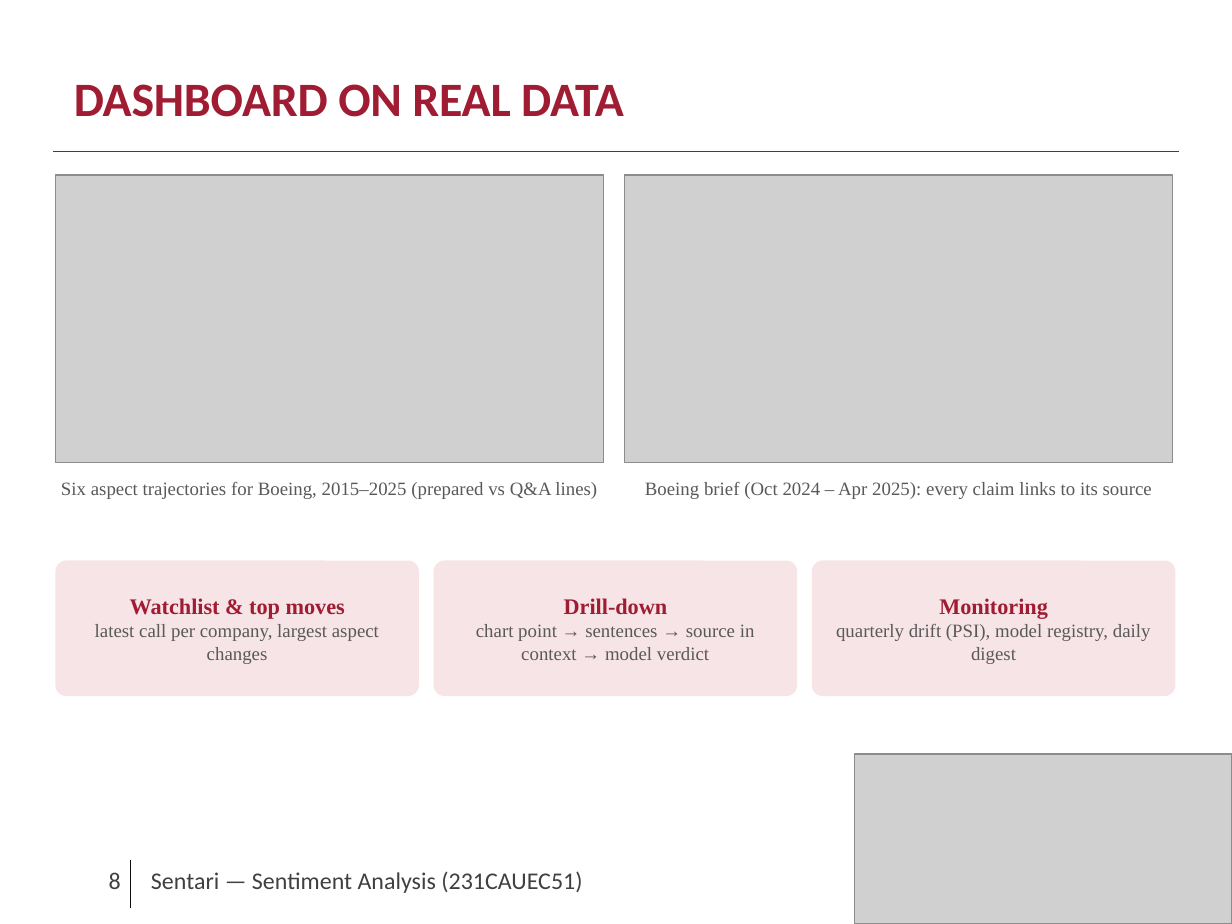
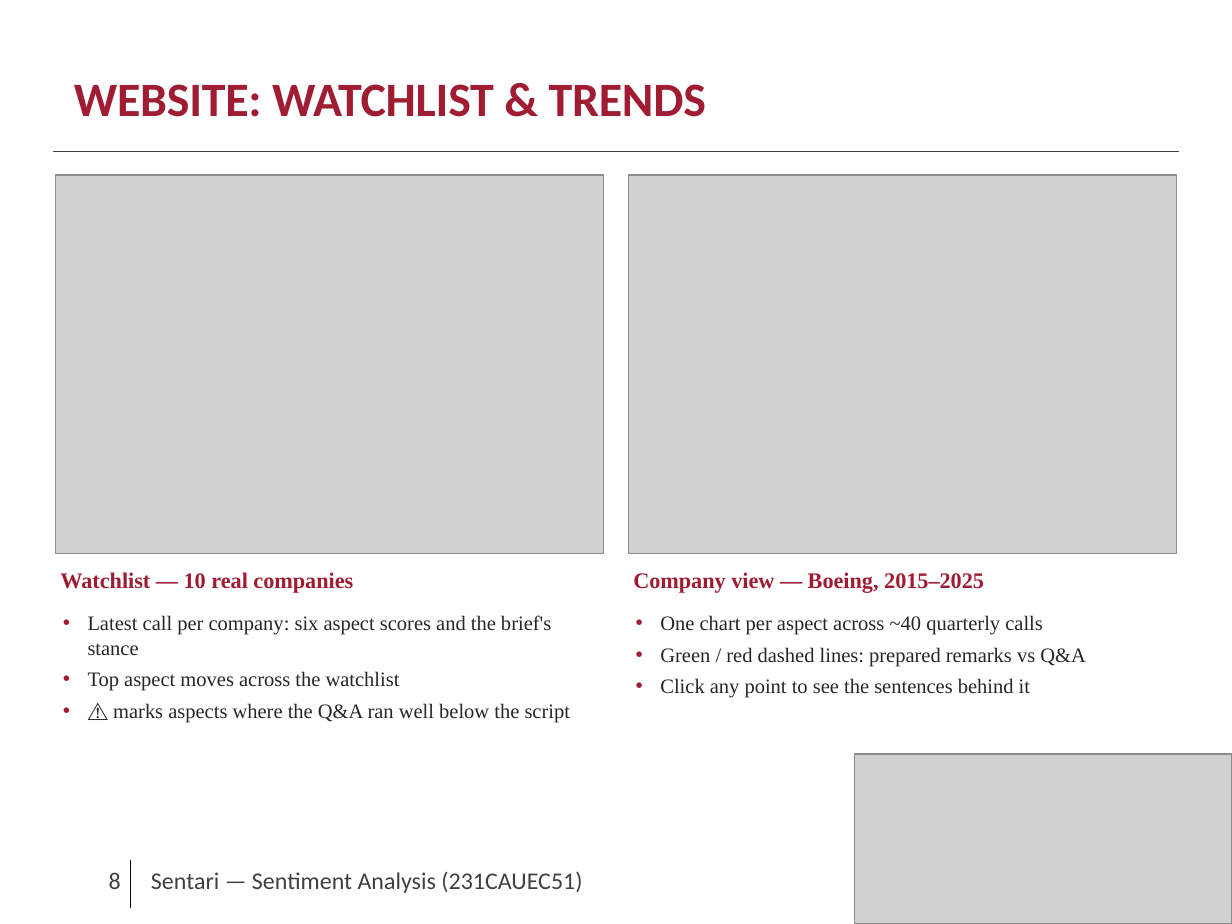
Before and after one commit to nishnarudkar/Sentari, a slide deck: slide 8 of presentation/Sentari_Presentation.pptx. Drawn at 1232x924 pixels with LibreOffice and Linux fonts; fonts in the diff are those of the drawing; grey boxes stand for pictures. Boxes give left, top, right and bottom in pixels: in the first picture for what was removed or moved away, otherwise in the second. Text is boxed around its words. In the diff, an @@ line names an element or a change of style, - is before the commit and + after.

Commit message:
Presentation: add three website slides with live screenshots of the real pilot (14 slides)
Watchlist and trends, drill-down and brief, audit trail / drift / model registry / API.
Drift page wording now covers quarterly windows.

```diff
--- a/presentation/Sentari_Presentation.pptx
+++ b/presentation/Sentari_Presentation.pptx
@@ title at (74, 84, 706, 117): text changed @@
-DASHBOARD ON REAL DATA
+WEBSITE: WATCHLIST & TRENDS
@@ picture: place and size @@
-picture at (55, 175, 604, 462)
+picture at (55, 175, 604, 553)
@@ picture: place and size @@
-picture at (625, 175, 1173, 462)
+picture at (628, 175, 1177, 553)
@@ text removed at (61, 482, 597, 499) @@
-Six aspect trajectories for Boeing, 2015–2025 (prepared vs Q&A lines)
@@ text removed at (645, 482, 1152, 499) @@
-Boeing brief (Oct 2024 – Apr 2025): every claim links to its source
@@ rounded rectangle removed at (55, 561, 419, 696) @@
-Watchlist & top moves
-latest call per company, largest aspect changes
@@ rounded rectangle removed at (434, 561, 797, 696) @@
-Drill-down
-chart point → sentences → source in context → model verdict
@@ rounded rectangle removed at (812, 561, 1175, 696) @@
-Monitoring
-quarterly drift (PSI), model registry, daily digest
@@ text added at (60, 572, 353, 593), 13 pt, text #9F1C33, bold @@
+Watchlist — 10 real companies
@@ text added at (633, 572, 984, 593), 13 pt, text #9F1C33, bold @@
+Company view — Boeing, 2015–2025
@@ text added at (88, 615, 571, 723), 12 pt, text #262626 @@
+• Latest call per company: six aspect scores and the brief's stance
+• Top aspect moves across the watchlist
+• ⚠ marks aspects where the Q&A ran well below the script
@@ text added at (660, 615, 1086, 698), 12 pt, text #262626 @@
+• One chart per aspect across ~40 quarterly calls
+• Green / red dashed lines: prepared remarks vs Q&A
+• Click any point to see the sentences behind it
```
Also in this commit, not shown: 4 other slides changed, 2 slides added, 19 other files.
